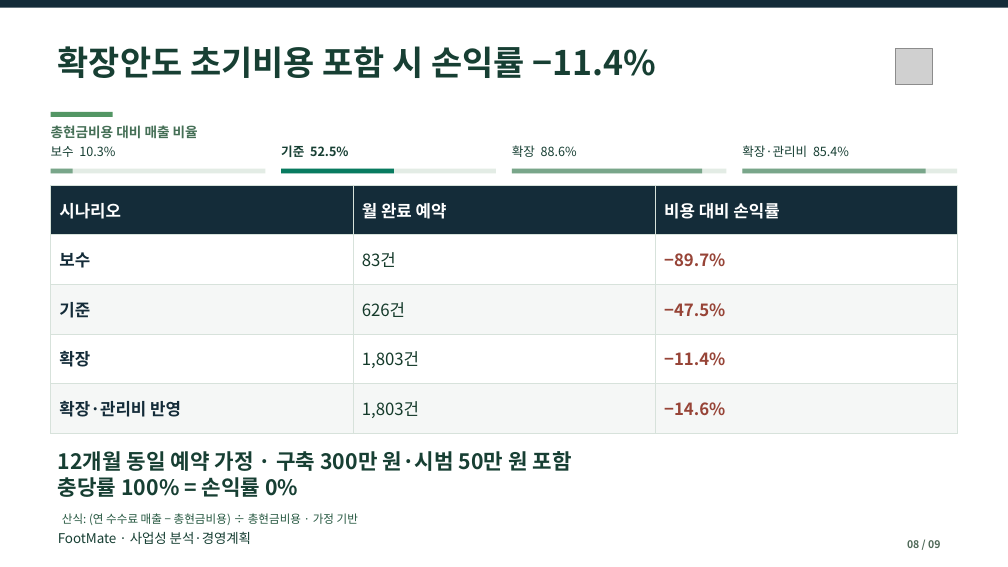
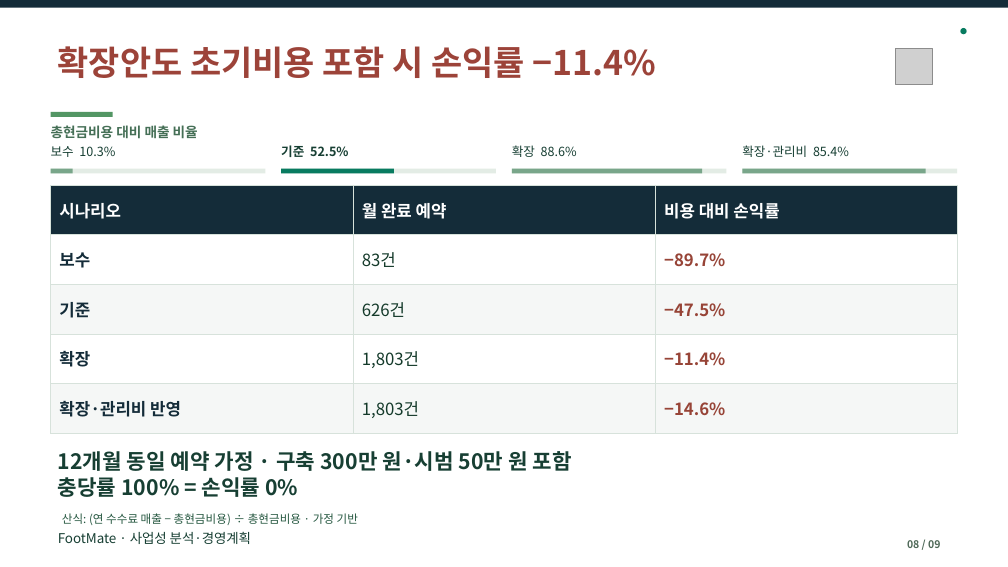
Before and after one commit to dohyunkimmm/footmate-case-study, a slide deck: slide 8 of src/case-study/downloads/footmate_report.pptx. Drawn at 1008x567 pixels with LibreOffice and Linux fonts; fonts in the diff are those of the drawing; grey boxes stand for pictures. Boxes give left, top, right and bottom in pixels: in the first picture for what was removed or moved away, otherwise in the second. Text is boxed around its words. In the diff, an @@ line names an element or a change of style, - is before the commit and + after.

Commit message:
feat: FootMate 웹·PPT 통합 디자인 고도화 및 QA
UI·UX 시각 위계와 보조 페이지 스타일을 통합하고 15개 PPTX 미리보기를 갱신합니다. 손익 숫자와 기존 기능을 유지하며 43개 브라우저·접근성 회귀 테스트 및 PPT 대조 검증을 완료했습니다.

```diff
--- a/src/case-study/downloads/footmate_report.pptx
+++ b/src/case-study/downloads/footmate_report.pptx
@@ ellipse added at <box>960,28,966,34</box>, fill #087B60 @@
@@ text "확장안도 초기비용 포함 시 손익률 ..." at <box>58,46,657,78</box>: text colour #173F33 to #9C4339 @@
```
Also in this commit, not shown: 8 other slides changed, 19 other files.
